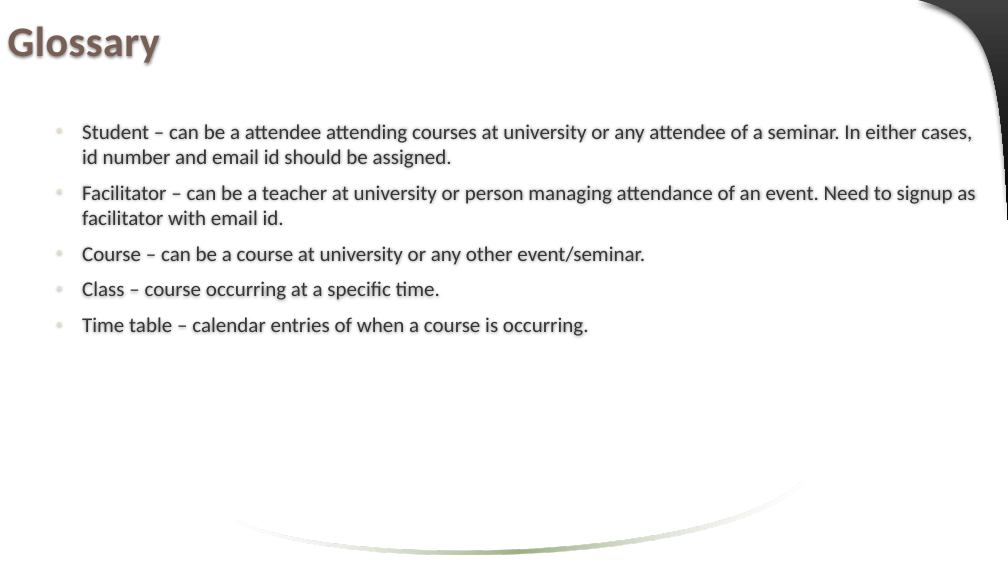
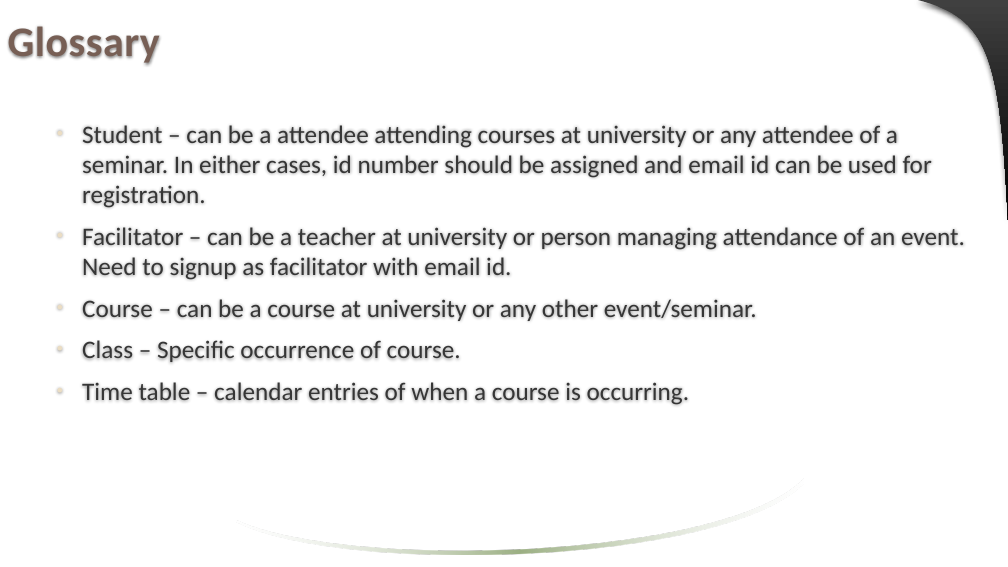
Before and after one commit to jaenudin86/Attendance, a slide deck: slide 2 of Attendance Wireframes.pptx. Drawn at 1008x567 pixels with LibreOffice and Linux fonts; fonts in the diff are those of the drawing. Boxes give left, top, right and bottom in pixels: in the first picture for what was removed or moved away, otherwise in the second. Text is boxed around its words. In the diff, an @@ line names an element or a change of style, - is before the commit and + after.

```diff
--- a/Attendance Wireframes.pptx
+++ b/Attendance Wireframes.pptx
@@ text at <box>82,125,932,208</box>: text changed; size 20 to 24 pt @@
-• Student – can be a attendee attending courses at university or any attendee of a seminar. In either cases, id number and email id should be assigned.
+• Student – can be a attendee attending courses at university or any attendee of a seminar. In either cases, id number should be assigned and email id can be used for registration.
@@ text at <box>82,227,965,405</box>: size 20 to 24 pt in "Facilitator – can be a teacher at ...", "Course – can be a course at ...", "Time table – calendar entries of when ..." @@
@@ text at <box>82,340,461,362</box>: text changed; size 20 to 24 pt @@
-• Class – course occurring at a specific time.
+• Class – Specific occurrence of course.
```
Also in this commit, not shown: 19 other slides changed, 1 other file.
